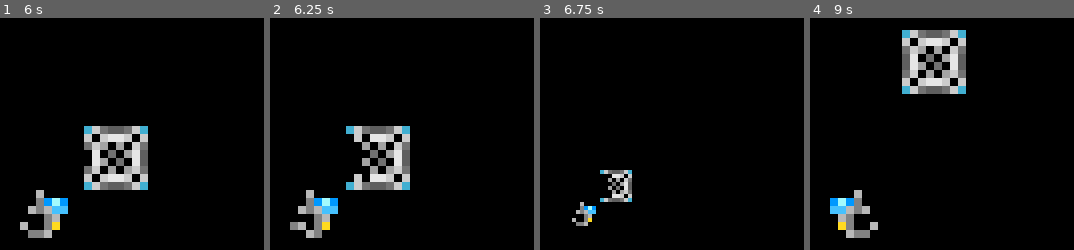
Above: before the commit, frames 1-4 (left to right).
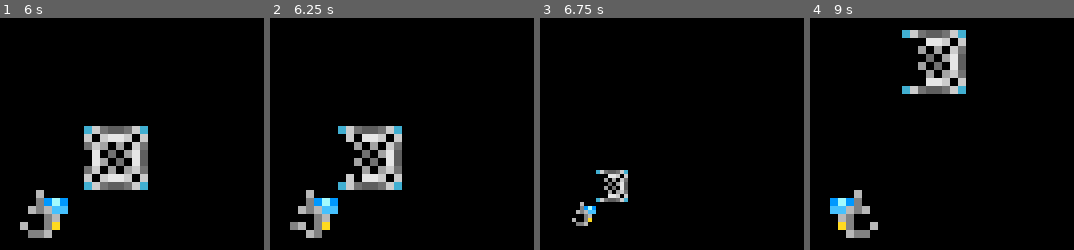
Above: after the commit, the same moments.

Repository: Rain-Rueskie/Heat-Death
Game: Godot game, scene res://scenes/The Lab.tscn
Two runs of this game, one before a commit and one after it. Both use one fixed random seed, a clock stepped at 60 frames per second and the inputs below. This scene is started directly instead of the project's main scene.
Inputs (mouse positions are in pixels of both pictures, inside the frame that each line leads up to):
- Up to frame 1 (6 s): tap Enter at 0.5 s; move the mouse to (outside the picture) at 0.52 s; hold Up (ui_up) 0.53-2.03 s; tap Mouse wheel down (scroll_down) every 1.5 s from 0.6 to 5.1 s; tap Space (ui_select) at 0.77, 1.52, 2, 3.02, 3.77, 4.52 s; move the mouse to (outside the picture) at 1.27 s; tap Mouse wheel up (scroll_up) every 1.5 s from 1.35 to 5.85 s; move the mouse to (outside the picture) at 2.02 s; hold Left (ui_left) 2.03-3.53 s; move the mouse to (108, 212) at 2.77 s; move the mouse to (outside the picture) at 3.52 s; hold Down (ui_down) 3.53-4.28 s; move the mouse to (outside the picture) at 4.27 s; hold Right (ui_right) 4.28-5.03 s; move the mouse to (outside the picture) at 5.02 s; hold Up (ui_up) 5.03-5.78 s; move the mouse to (171, 55) at 5.77 s; hold Right (ui_right) from 5.78 s (still down)
- Up to frame 2 (6.25 s): keep holding Right (ui_right); tap Space (ui_select) at 6.02 s
- Up to frame 3 (6.75 s): keep holding Right (ui_right); move the mouse to (outside the picture) at 6.52 s; tap Mouse wheel down (scroll_down) at 6.6 s
- Up to frame 4 (9 s): tap Space (ui_select) at 6.77, 7.52, 8 s; tap Enter at 7.25 s; move the mouse to (outside the picture) at 7.27 s; tap Mouse wheel up (scroll_up) at 7.35, 8.85 s; move the mouse to (outside the picture) at 8.02 s; release Right (ui_right) at 8.03 s; hold Down (ui_down) 8.03-8.78 s; tap Mouse wheel down (scroll_down) at 8.1 s; move the mouse to (918, 212) at 8.77 s; hold Left (ui_left) from 8.78 s (still down)

Frame 1 is identical in both runs. In frame 2, 5.4% of the frame differs, in the area x 25-54%, y 46-75%; in frame 3, 1.3%; in frame 4, 1.3%.

Commit message:
airlock prototype finished

Diff:
--- a/scenes/objects/Airlock.tscn
+++ b/scenes/objects/Airlock.tscn
@@ -259,16 +259,6 @@
 [node name="ExitSensor" type="CollisionShape2D" parent="Exit"]
 position = Vector2(-8, 0)
 shape = SubResource("RectangleShape2D_qomw2")
-
-[node name="AirlockEntranceTimer" type="Timer" parent="."]
-one_shot = true
-
-[node name="InterchangeTimer" type="Timer" parent="."]
-wait_time = 5.0
-one_shot = true
-
-[node name="AirlockExitTimer" type="Timer" parent="."]
-one_shot = true
 
 [connection signal="body_entered" from="Entrance" to="." method="_on_entrance_body_entered"]
 [connection signal="body_exited" from="Entrance" to="." method="_on_entrance_body_exited"]
@@ -276,6 +266,3 @@
 [connection signal="body_exited" from="Occupation" to="." method="_on_occupation_body_exited"]
 [connection signal="body_entered" from="Exit" to="." method="_on_exit_body_entered"]
 [connection signal="body_exited" from="Exit" to="." method="_on_exit_body_exited"]
-[connection signal="timeout" from="AirlockEntranceTimer" to="." method="_on_airlock_entrance_timer_timeout"]
-[connection signal="timeout" from="InterchangeTimer" to="." method="_on_interchange_timer_timeout"]
-[connection signal="timeout" from="AirlockExitTimer" to="." method="_on_airlock_exit_timer_timeout"]
--- a/scripts/airlock.gd
+++ b/scripts/airlock.gd
@@ -1,79 +1,111 @@
 extends StaticBody2D
 
 # https://docs.godotengine.org/en/latest/classes/class_timer.html#class-timer
+# TODO: Make door close after an amount of time not occupied.
+
 
 @onready var _animated_sprite = $AnimatedSprite2D
-@onready var _airlock_entrance_timer = $AirlockEntranceTimer
-@onready var _airlock_exit_timer = $AirlockExitTimer
-@onready var _airlock_interchange_timer = $InterchangeTimer
 @onready var _wallE = $WallE
 @onready var _wallW = $WallW
+@onready var _exit_sensor = $Exit
+@onready var _enter_sensor = $Entrance
+@onready var _occupation_sensor = $Occupation
 var outside_open = false
 var inside_open = false
+enum door_direction {
+	ENTERING,
+	EXITING,
+	NONE
+}
+var entering_or_exiting: door_direction = door_direction.NONE
+
+func area_contains_name(sensor: Area2D, name: String):
+	return sensor.get_overlapping_bodies().filter(func(element): return element.name == name)
+
+func _on_occupation_body_entered(body: Node2D) -> void:
+	if body.name != "Controller": return
+
+	# If the entrance sensor is active too while entering, this means the controller is entering
+	# from the entrance side. This is visa versa for the exit sensor as seen in the next statement.
+	if area_contains_name(_enter_sensor, "Controller"):
+		print("Area entered, awaiting full entry...")
+		# Await for the entrance sensor to have something exit it. If it's the controller
+		# then that means the controller has either entered the airlock or cancelled.
+		# We will check for this second case later.
+		var controller_exits_sensor = false
+		while true: # I feel like this is going to break something eventually.
+			var exit_body = await _enter_sensor.body_exited
+			if body.name == "Controller":
+				break
+
+		if not area_contains_name(_occupation_sensor, "Controller"):
+			print("Controller has abandoned airlock request, return...")
+			return
+
+		_wallE.set_deferred("disabled", false) # Close outside hitbox
+		if outside_open: # If sprite outside is open, close with animation.
+			outside_open = false
+			_animated_sprite.play("outside_close")
+		entering_or_exiting = door_direction.ENTERING
+		print("Entered fully!")
+
+	elif area_contains_name(_exit_sensor, "Controller"):
+		var controller_exits_sensor = false
+		while true: # I feel like this is going to break something eventually.
+			var exit_body = await _exit_sensor.body_exited
+			if body.name == "Controller":
+				break
+
+		if not area_contains_name(_occupation_sensor, "Controller"):
+			print("Controller has abandoned airlock request, return...")
+			return
+
+		_wallW.set_deferred("disabled", false) # Close inside hitbox
+		if inside_open: # If inside sprite is open, close with animation
+			inside_open = false
+			_animated_sprite.play("inside_close")
+		entering_or_exiting = door_direction.EXITING
+		print("Exited fully!")
+
+	await get_tree().create_timer(5).timeout
+
+	if entering_or_exiting == door_direction.ENTERING:
+		_wallW.set_deferred("disabled", true) # open inside hitbox
+		if not inside_open:
+			inside_open = true
+			_animated_sprite.play("inside_open")
+	elif entering_or_exiting == door_direction.EXITING:
+		_wallE.set_deferred("disabled", true) # open outside hitbox
+		if not outside_open:
+			outside_open = true
+			_animated_sprite.play("outside_open")
 
 func _on_entrance_body_entered(body: Node2D) -> void:
-	if body.name == "Controller":
-		print("Requesting outer hatch opening!")
-		_airlock_entrance_timer.start()
-		if not outside_open:
-			_animated_sprite.play("outside_open")
-			outside_open = true
+	if body.name != "Controller": return
 
+	print("Requesting outer hatch opening!")
+	_wallW.set_deferred("disabled", false) # Close inside hitbox
+	if inside_open: # If inside is open, close and await the animation.
+		inside_open = false
+		_animated_sprite.play("inside_close")
+		await _animated_sprite.animation_finished
 
-func _on_entrance_body_exited(body: Node2D) -> void:
-	if body.name == "Controller":
-		_airlock_entrance_timer.stop()
-		if outside_open:
-			_animated_sprite.play("outside_close")
-			outside_open = false
-		print("Outer hatch request ended.")
-
-
-func _on_airlock_entrance_timer_timeout() -> void:
-	print("Opening outer hatch!")
-	_wallE.disabled = true
-	_wallW.disabled = false
-
-
-func _on_occupation_body_entered(body: Node2D) -> void:
-	if body.name == "Controller":
-		_airlock_interchange_timer.start()
-
-
-func _on_interchange_timer_timeout() -> void:
-	if _wallE.disabled:
-		print("Interchange Entering")
-		_animated_sprite.play("inside_open")
-		inside_open = true
-		_wallE.disabled = false
-		_wallW.disabled = true
-	elif _wallW.disabled:
-		print("Interchange Exiting")
+	_wallE.set_deferred("disabled", true) # Open outside hitbox
+	if not outside_open: # If outside is closed, play open animation
+		outside_open = true
 		_animated_sprite.play("outside_open")
-		outside_open = true
-		_wallE.disabled = true
-		_wallW.disabled = false
-
 
 func _on_exit_body_entered(body: Node2D) -> void:
-	if body.name == "Controller":
-		print("Requesting inner hatch open!")
-		_airlock_exit_timer.start()
-		if not inside_open:
-			_animated_sprite.play("inside_open")
-			inside_open = true
+	if body.name != "Controller": return
 
+	print("Requesting inner hatch open!")
+	_wallE.set_deferred("disabled", false) # Close outside hitbox
+	if outside_open: # If outside is open, close and await the animation
+		outside_open = false
+		_animated_sprite.play("outside_close")
+		await _animated_sprite.animation_finished
 
-func _on_exit_body_exited(body: Node2D) -> void:
-	if body.name == "Controller":
-		_airlock_exit_timer.stop()
-		if inside_open:
-			_animated_sprite.play("inside_close")
-			inside_open = false
-		print("Inner hatch request ended.")
-
-
-func _on_airlock_exit_timer_timeout() -> void:
-	print("Opening inner hatch!")
-	_wallW.disabled = true
-	_wallE.disabled = false
+	_wallW.set_deferred("disabled", true) # Open inside hitbox
+	if not inside_open: # If inside is closed, play open animation
+		inside_open = true
+		_animated_sprite.play("inside_open")
